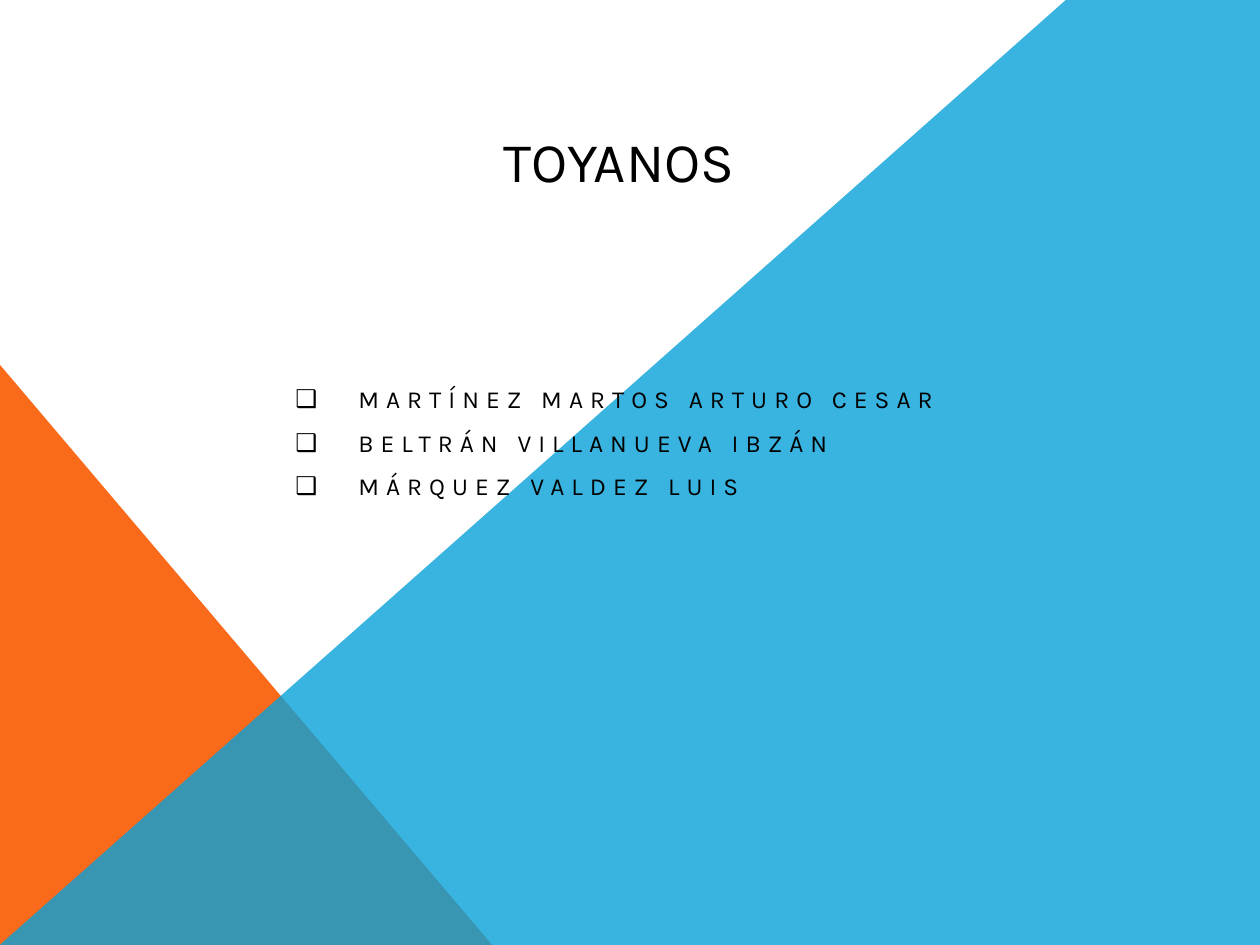
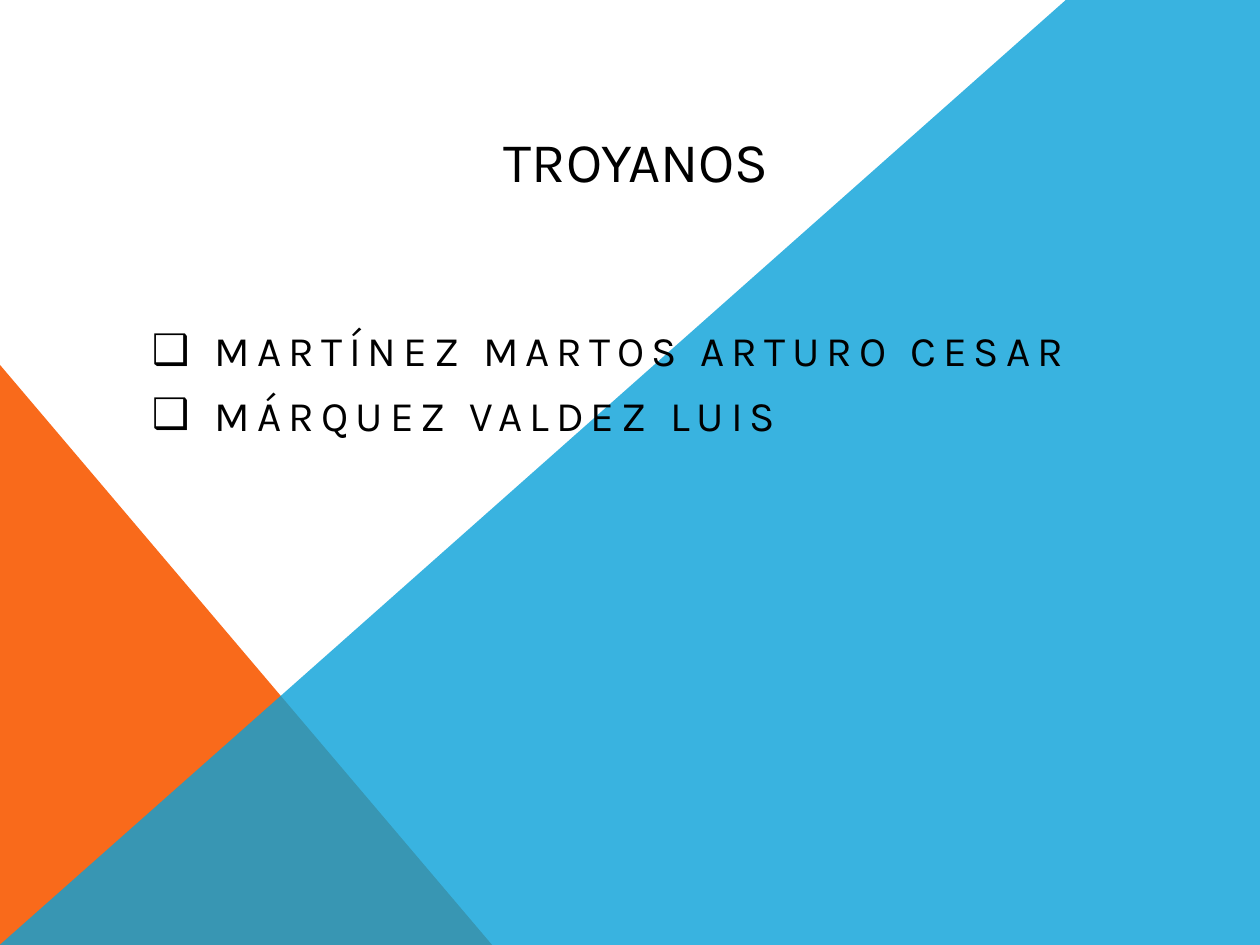
Before and after one commit to ArturoCesar/BD-Species, a slide deck: slide 1 of TOYANOS.pptx. Drawn at 1260x945 pixels with LibreOffice and Linux fonts; fonts in the diff are those of the drawing. Boxes give left, top, right and bottom in pixels: in the first picture for what was removed or moved away, otherwise in the second. Text is boxed around its words. In the diff, an @@ line names an element or a change of style, - is before the commit and + after.

```diff
--- a/TOYANOS.pptx
+++ b/TOYANOS.pptx
@@ title at (504, 146, 769, 183): text changed @@
-TOYANOS
+TROYANOS
@@ subtitle "MARTÍNEZ MARTOS ARTURO CESAR": place and size @@
-subtitle "MARTÍNEZ MARTOS ARTURO CESAR" at (358, 387, 933, 501)
+subtitle "MARTÍNEZ MARTOS ARTURO CESAR" at (215, 329, 1063, 442)
@@ subtitle "MARTÍNEZ MARTOS ARTURO CESAR" at (215, 329, 1063, 442): size 14 to 24 pt @@
@@ subtitle at (358, 430, 827, 458): paragraph removed @@
-❑ BELTRÁN VILLANUEVA IBZÁN
```
Also in this commit, not shown: 4 other slides changed, 3 slides added.
